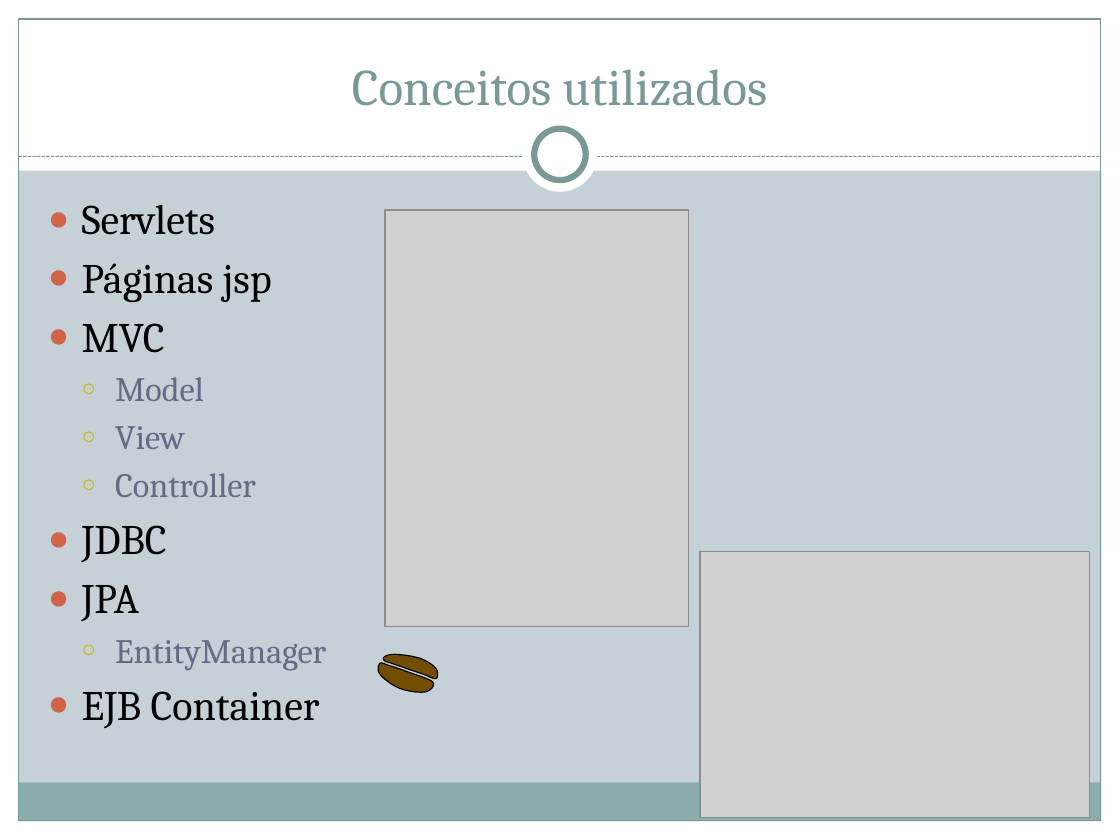
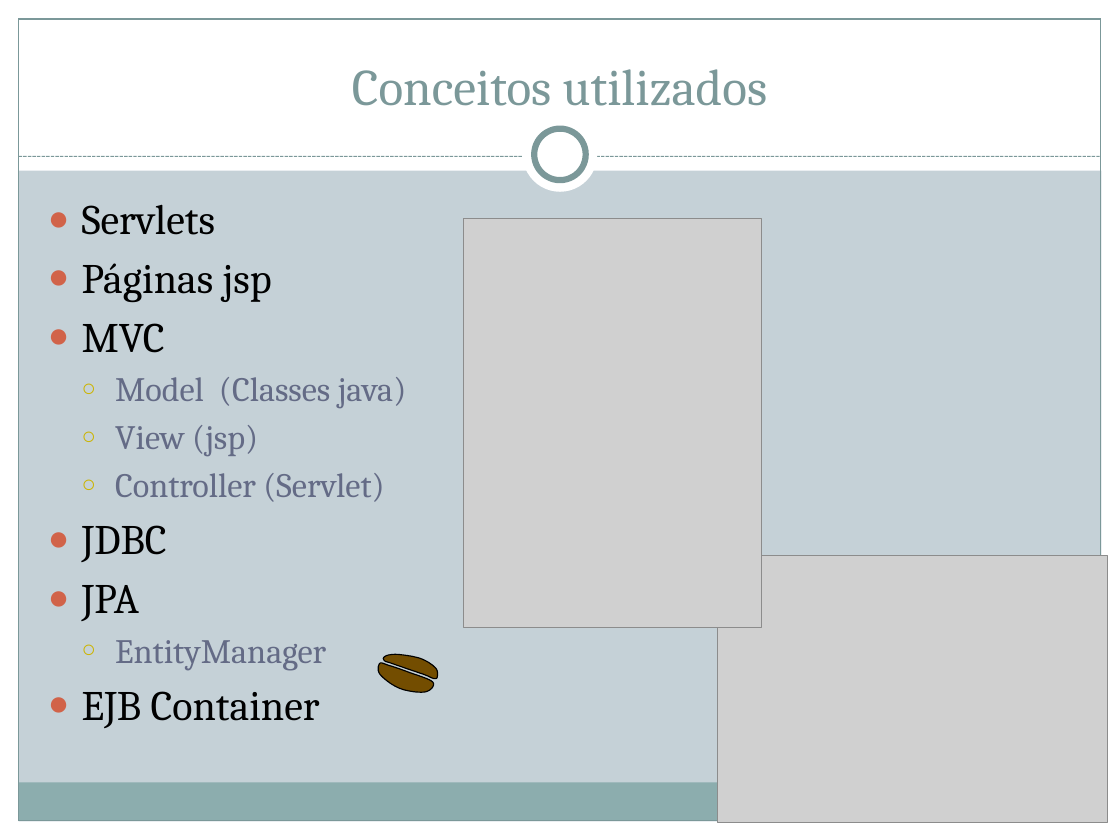
Before and after one commit to luciahsp/puces2010, a slide deck: slide 3 of Desenvolvimento Web/Projeto/Projeto SGC.ppsx. Drawn at 1120x840 pixels with LibreOffice and Linux fonts; fonts in the diff are those of the drawing; grey boxes stand for pictures. Boxes give left, top, right and bottom in pixels: in the first picture for what was removed or moved away, otherwise in the second. Text is boxed around its words. In the diff, an @@ line names an element or a change of style, - is before the commit and + after.

```diff
--- a/Desenvolvimento Web/Projeto/Projeto SGC.ppsx
+++ b/Desenvolvimento Web/Projeto/Projeto SGC.ppsx
@@ picture: place and size @@
-picture at <box>385,209,689,626</box>
+picture at <box>464,218,762,627</box>
@@ text at <box>115,377,407,502</box>: text changed @@
-  ○ Model
-  ○ View
-  ○ Controller
+  ○ Model (Classes java)
+  ○ View (jsp)
+  ○ Controller (Servlet)
@@ picture: place and size @@
-picture at <box>700,551,1090,818</box>
+picture at <box>718,556,1108,822</box>
```
